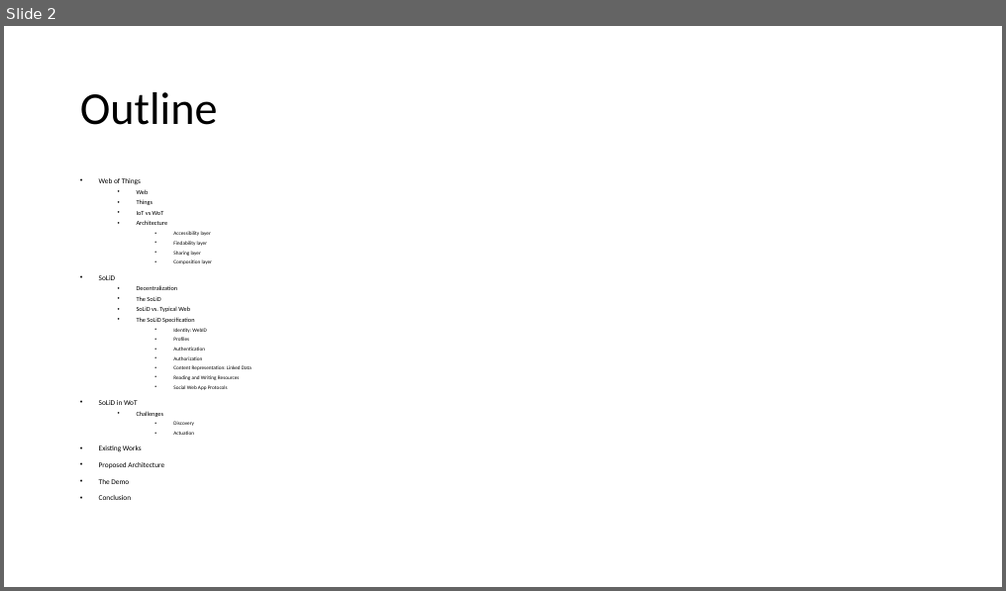
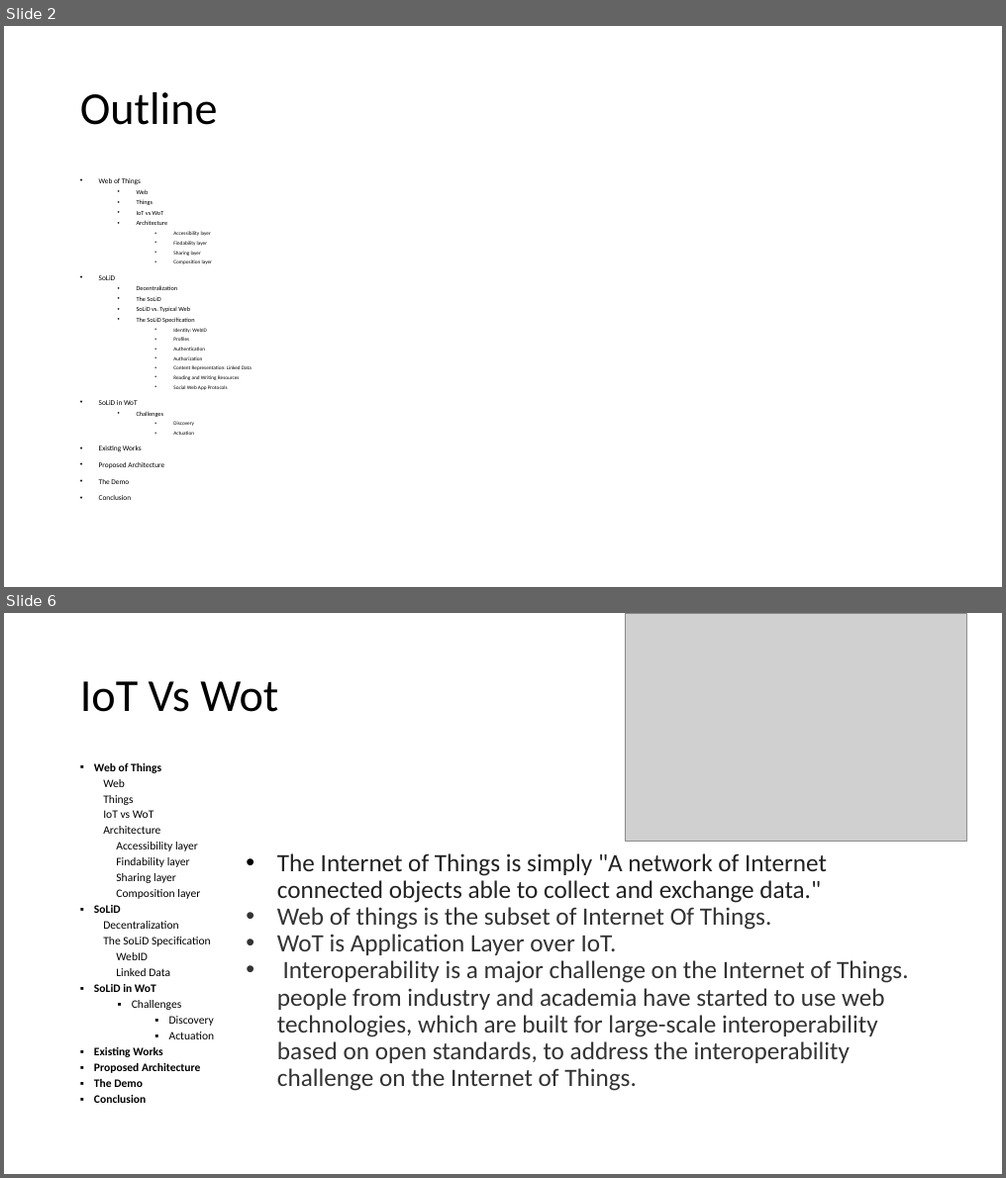
Before and after one commit to shovradas/solid-wot, a slide deck: Final-Presentation.pptx. Shown one above the other, each under a label of ours: slide 2 before the commit, slides 2 and 6 after it; the slides between them are not shown. The pictures are 1006x591 and 1006x1178 pixels, drawn with LibreOffice and Linux fonts; fonts in the diff are those of the drawing; grey boxes stand for pictures. Boxes give left, top, right and bottom in pixels: in the first picture for what was removed or moved away, otherwise in the second. Text is boxed around its words. In the diff, an @@ line names an element or a change of style, - is before the commit and + after.

```diff
--- a/Final-Presentation.pptx
+++ b/Final-Presentation.pptx
@@ slide 6 added at (4,613,1002,1174), background #FFFFFF @@
@@ picture added at (625,613,966,842) @@
@@ title added at (80,681,278,712), 44 pt, text #000000 @@
+IoT Vs Wot
@@ text added at (94,763,215,1103), 11 pt, text #000000 @@
+▪ Web of Things
+Web
+Things
+IoT vs WoT
+Architecture
+Accessibility layer
+Findability layer
+Sharing layer
+Composition layer
+▪ SoLiD
+Decentralization
+The SoLiD Specification
+WebID
+Linked Data
+▪ SoLiD in WoT
+  ▪ Challenges
+    ▪ Discovery
+    ▪ Actuation
+▪ Existing Works
+▪ Proposed Architecture
+▪ The Demo
+▪ Conclusion
@@ text added at (277,854,909,1091), 24 pt, text #333333 @@
+• The Internet of Things is simply "A network of Internet connected objects able to collect and exchange data."
+• Web of things is the subset of Internet Of Things.
+• WoT is Application Layer over IoT.
+• Interoperability is a major challenge on the Internet of Things. people from industry and academia have started to use web technologies, which are built for large-scale interoperability based on open standards, to address the interoperability challenge on the Internet of Things.
```
Also in this commit, not shown: 16 other slides changed, 8 other slides added, 10 slides removed, 1 other file.
